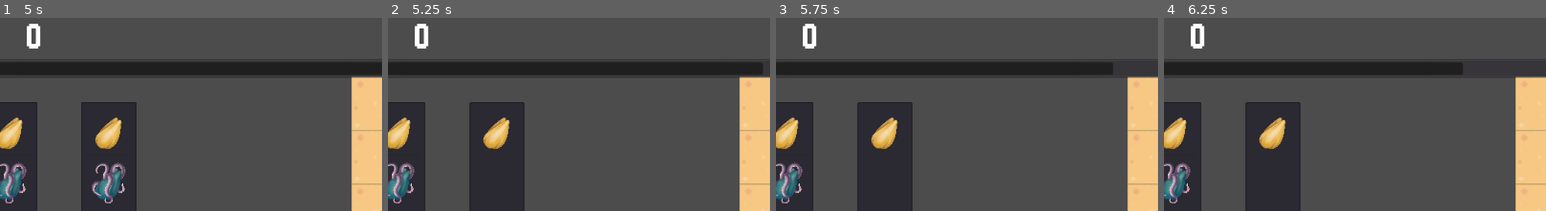
Above: before the commit, frames 1-4 (left to right).
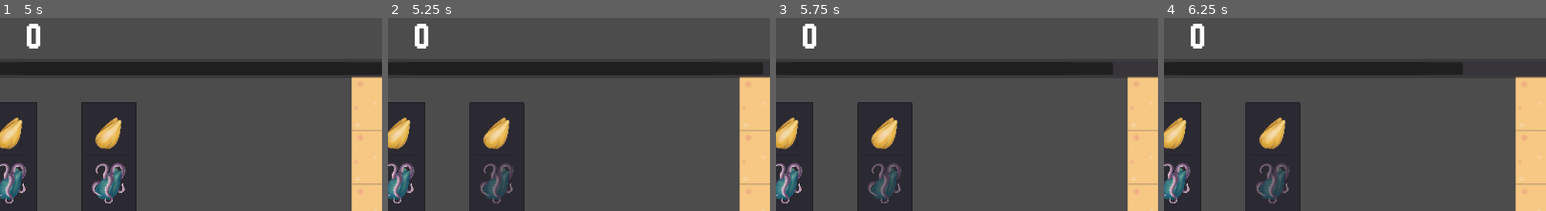
Above: after the commit, the same moments.

Repository: mr-yak/LD51
Game: Godot game, scene res://Scenes/Menu.tscn
Same seed, same stepped clock (60 frames per second), same inputs: the game is played once before the commit and once after it.
Inputs (mouse positions are % of the whole screen's width and height, from its top left):
- Up to frame 1 (5 s): click "Play" at 0.5 s; move the mouse to (72, 51) at 1.27 s; click (72, 51) at 1.35 s; move the mouse to (30, 63) at 2.02 s; click (30, 63) at 2.1 s; move the mouse to (60, 31) at 2.77 s; click (60, 31) at 2.85 s; move the mouse to (45, 80) at 3.52 s; click (45, 80) at 3.6 s; move the mouse to (80, 74) at 4.27 s; click (80, 74) at 4.35 s
- Up to frame 2 (5.25 s): move the mouse to (20, 39) at 5.02 s; click (20, 39) at 5.1 s
- Up to frame 3 (5.75 s): no input
- Up to frame 4 (6.25 s): move the mouse to (55, 57) at 5.77 s; click (55, 57) at 5.85 s
The pictures show only the part of the screen within x 4-54%, y 0-50%; the shares and areas given below are measured in that part.

Frame 1 is identical in both runs. In frame 2, 1.0% of the frame differs, in the area x 24-33%, y 75-97%; in frame 3, 1.0%; in frame 4, 1.0%.

Commit message:
Fixed Bugs

Diff:
--- a/Scripts/Shop.gd
+++ b/Scripts/Shop.gd
@@ -8,5 +8,6 @@
 
 
 func _on_Shop_item_selected(index):
+	unselect(index)
+	set_item_disabled(index, true)
 	get_tree().get_root().get_node("Main").unlock(index)
-	remove_item(index)
